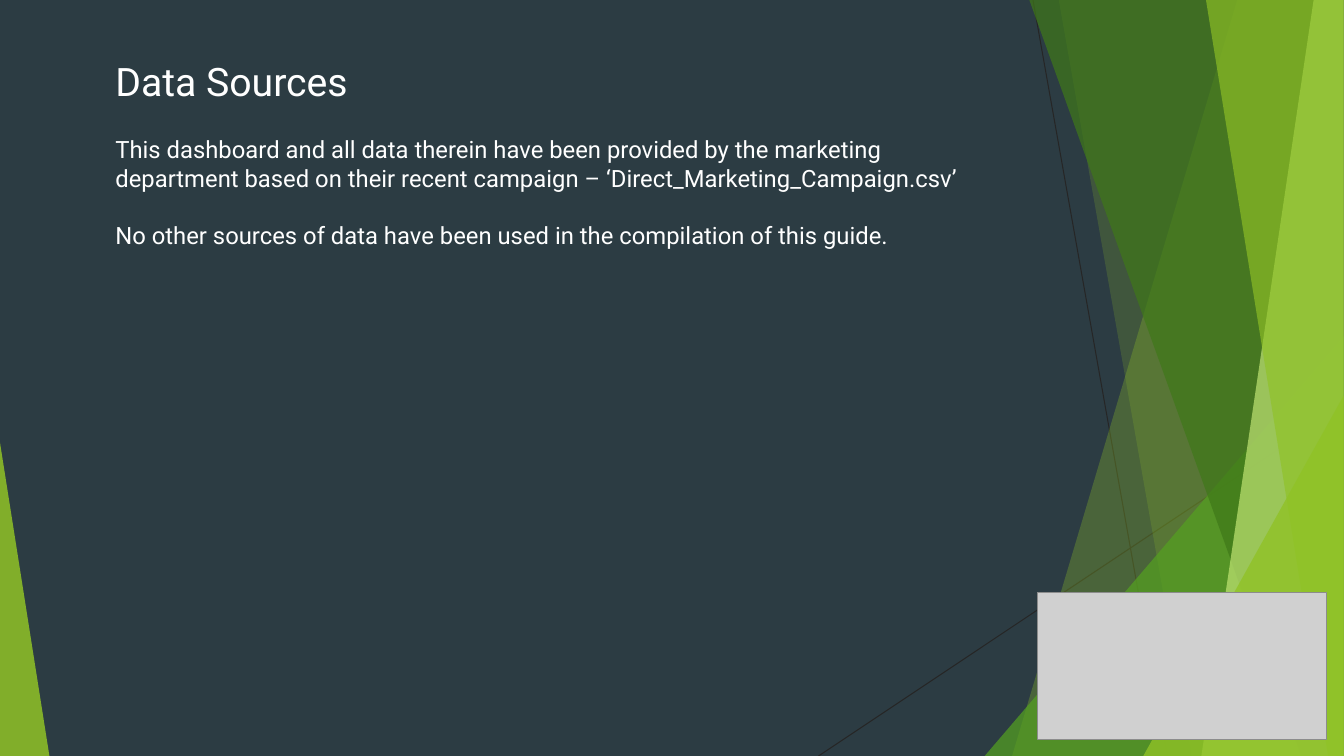
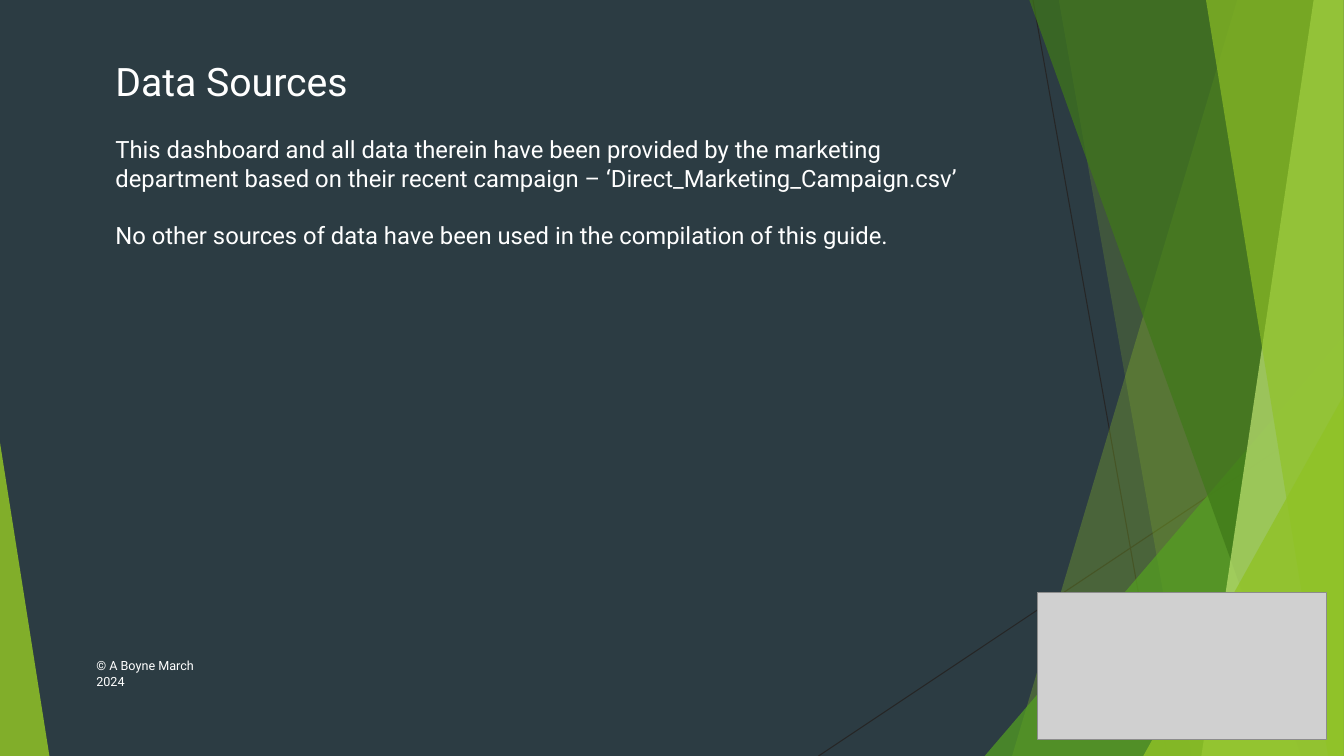
Before and after one commit to AndrewBoyne/my_qa_repo, a slide deck: slide 9 of Sprint 1/Marketing Campaign Guidance 6th March 1437.pptx. Drawn at 1344x756 pixels with LibreOffice and Linux fonts; fonts in the diff are those of the drawing; grey boxes stand for pictures. Boxes give left, top, right and bottom in pixels: in the first picture for what was removed or moved away, otherwise in the second. Text is boxed around its words. In the diff, an @@ line names an element or a change of style, - is before the commit and + after.

Commit message:
6th March 1621
6th March 1621

```diff
--- a/Sprint 1/Marketing Campaign Guidance 6th March 1437.pptx
+++ b/Sprint 1/Marketing Campaign Guidance 6th March 1437.pptx
@@ text added at (96, 660, 194, 686), 9 pt, text #FFFFFF @@
+© A Boyne March 2024
```
Also in this commit, not shown: 1 other slide changed, 2 other files.
